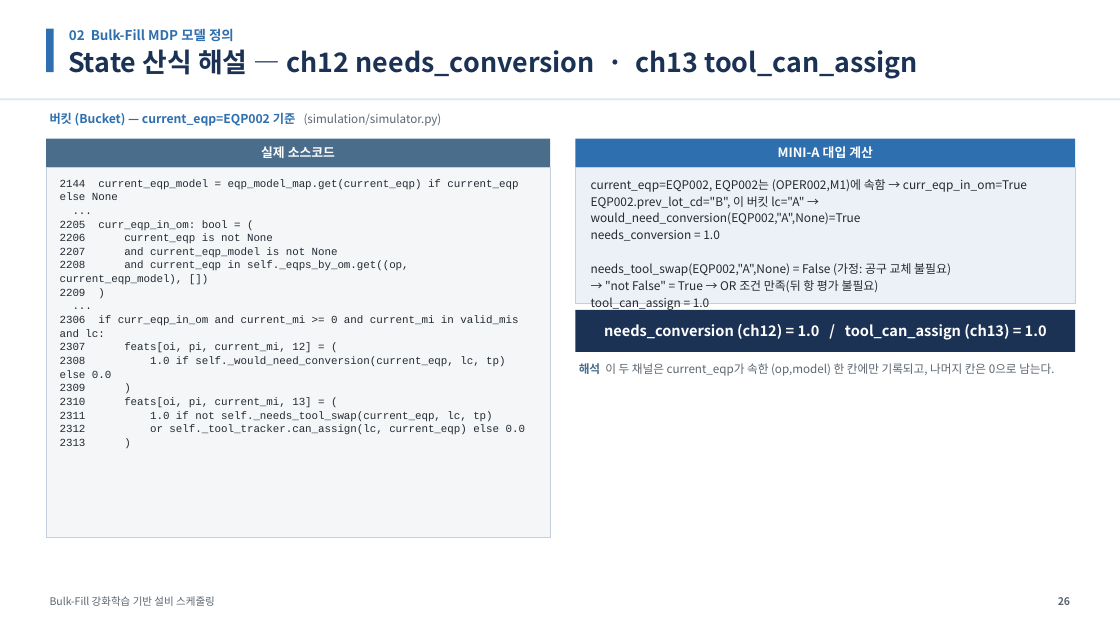
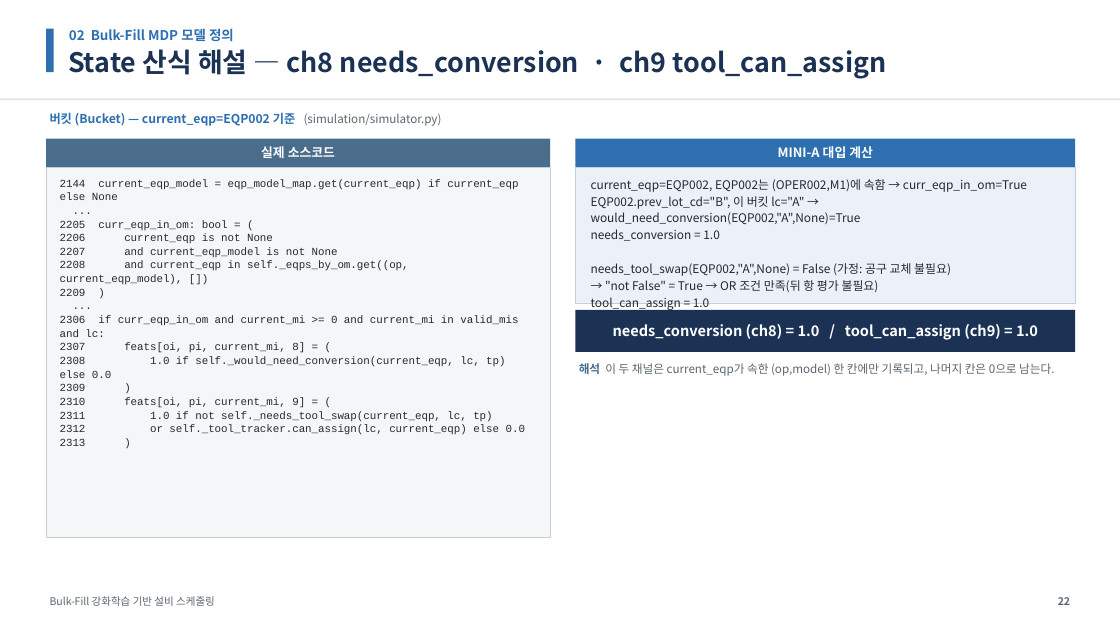
Before and after one commit to relighting123/pjt_scheduling, a slide deck: slide 22 of docs/BulkFill_스케줄링_발표자료.pptx (slide 26 before the commit). Drawn at 1120x630 pixels with LibreOffice and Linux fonts; fonts in the diff are those of the drawing. Boxes give left, top, right and bottom in pixels: in the first picture for what was removed or moved away, otherwise in the second. Text is boxed around its words. In the diff, an @@ line names an element or a change of style, - is before the commit and + after.

```diff
--- a/docs/BulkFill_스케줄링_발표자료.pptx
+++ b/docs/BulkFill_스케줄링_발표자료.pptx
@@ text at <box>68,49,887,79</box>: text changed @@
-State 산식 해설 — ch12 needs_conversion · ch13 tool_can_assign
+State 산식 해설 — ch8 needs_conversion · ch9 tool_can_assign
@@ text at <box>613,324,1038,340</box>: text changed @@
-needs_conversion (ch12) = 1.0 / tool_can_assign (ch13) = 1.0
+needs_conversion (ch8) = 1.0 / tool_can_assign (ch9) = 1.0
@@ text at <box>60,343,305,353</box>: text changed @@
-2307 feats[oi, pi, current_mi, 12] = (
+2307 feats[oi, pi, current_mi, 8] = (
@@ text at <box>60,398,305,408</box>: text changed @@
-2310 feats[oi, pi, current_mi, 13] = (
+2310 feats[oi, pi, current_mi, 9] = (
@@ text at <box>1058,597,1070,605</box>: text changed @@
-26
+22
```
Also in this commit, not shown: 49 other slides changed, 3 slides removed, 8 other files.
